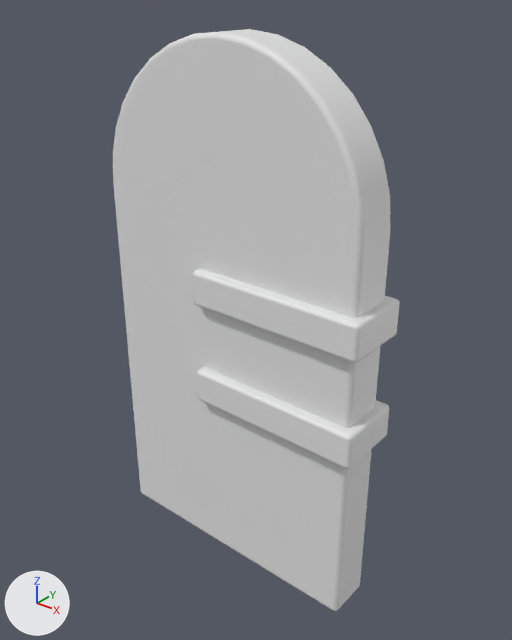
What one commit did to the FBX model Unity/Assets/3D/Props/door_.fbx.
Rendered twice from a camera (50 mm lens) standing at (4.32, -5.11, 6.19) and looking at (0.14, 0.11, 2.95). The lights are fixed; the arrows at lower left show +X, +Y and +Z. Where no turn or scale is listed for an object, it has been applied to the vertices.

The older version as bpy lines, for what is in view:
```python
me_cylinder_002 = bpy.data.meshes.new('Cylinder.002')
me_cylinder_002.from_pydata(...)  # 866 vertices, 842 faces; spans x -1.57..1.66, y -0.39..0.37, z 0.0..5.76
ob_door = bpy.data.objects.new('door', me_cylinder_002)
ob_door.location = (0.0, 0.0, 0.0)
```
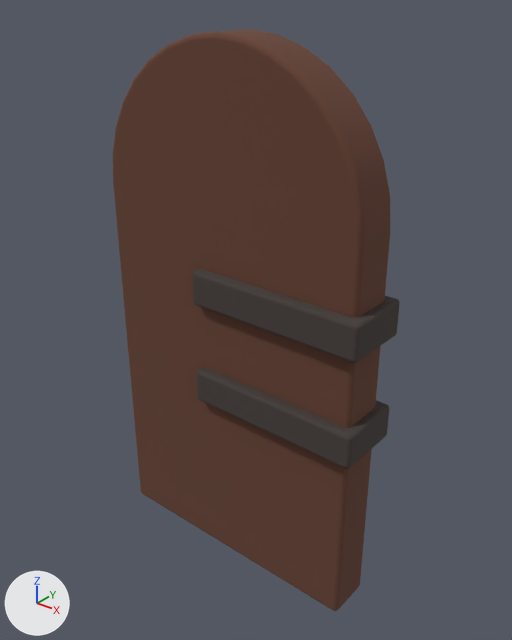
Where the change shows, as pixel boxes (x1, y1, x2, y2) in the pictures (512 x 640 px):
part 1 of me_cylinder_002, recoloured (grey to brown): (113, 183, 390, 609) in both
part 2 of me_cylinder_002, recoloured (grey to brown): (113, 29, 390, 245) in both
part 3 of me_cylinder_002, recoloured: (141, 492, 227, 545) in both
part 4 of me_cylinder_002, recoloured (grey to brown): (227, 545, 356, 611) in both
part 5 of me_cylinder_002, recoloured: (193, 269, 204, 399) in both
part 6 of me_cylinder_002, recoloured: (345, 299, 400, 469) in both
part 7 of me_cylinder_002, recoloured: (194, 269, 396, 468) in both

Diff of the bpy script that builds the scene:
```diff
--- a/Unity/Assets/3D/Props/door_.fbx.py
+++ b/Unity/Assets/3D/Props/door_.fbx.py
@@ mat_gray @@
+mat_gray = principled_material('Gray')
+mat_gray.base_color = (0.0607, 0.0478, 0.0432)  # dark grey #463e3b
+mat_gray.roughness = 1.0
@@ mat_bois_01 @@
+mat_bois_01 = principled_material('Bois_01')
+mat_bois_01.base_color = (0.133, 0.0528, 0.0324)  # brown #664132
+mat_bois_01.roughness = 1.0
@@ me_cylinder_002 @@
 me_cylinder_002.from_pydata(...)  # 866 vertices, 842 faces; spans x -1.57..1.66, y -0.39..0.37, z 0.0..5.76
 # used by ob_door; location = (0.0, 0.0, 0.0)
+# me_cylinder_002 part 1: 322 of the faces centred in x -1.56..1.56, y -0.28..0.28, z 2.1..3.45 switch from no material to mat_bois_01 (brown #664132)
+# me_cylinder_002 part 2: 146 of the faces centred in x -1.55..1.55, y -0.28..0.28, z 4.34..5.74 switch from no material to mat_bois_01 (brown #664132)
+# me_cylinder_002 part 3: 37 of the faces centred in x -1.56..-0.75, y -0.24..0.28, z 0.0..0.05 switch from no material to mat_bois_01 (brown #664132)
+# me_cylinder_002 part 4: 37 of the faces centred in x 0.75..1.56, y -0.28..0.24, z 0.0..0.05 switch from no material to mat_bois_01 (brown #664132)
+# me_cylinder_002 part 5: 130 of the faces centred in x -0.31..-0.27, y -0.36..0.37, z 2.02..3.53 switch from no material to mat_gray (dark grey #463e3b)
+# me_cylinder_002 part 6: 130 of the faces centred in x 1.61..1.66, y -0.39..0.34, z 2.02..3.53 switch from no material to mat_gray (dark grey #463e3b)
+# me_cylinder_002 part 7: 40 of the faces centred in x 0.67..0.68, y -0.38..0.36, z 2.02..3.54 switch from no material to mat_gray (dark grey #463e3b)
```
